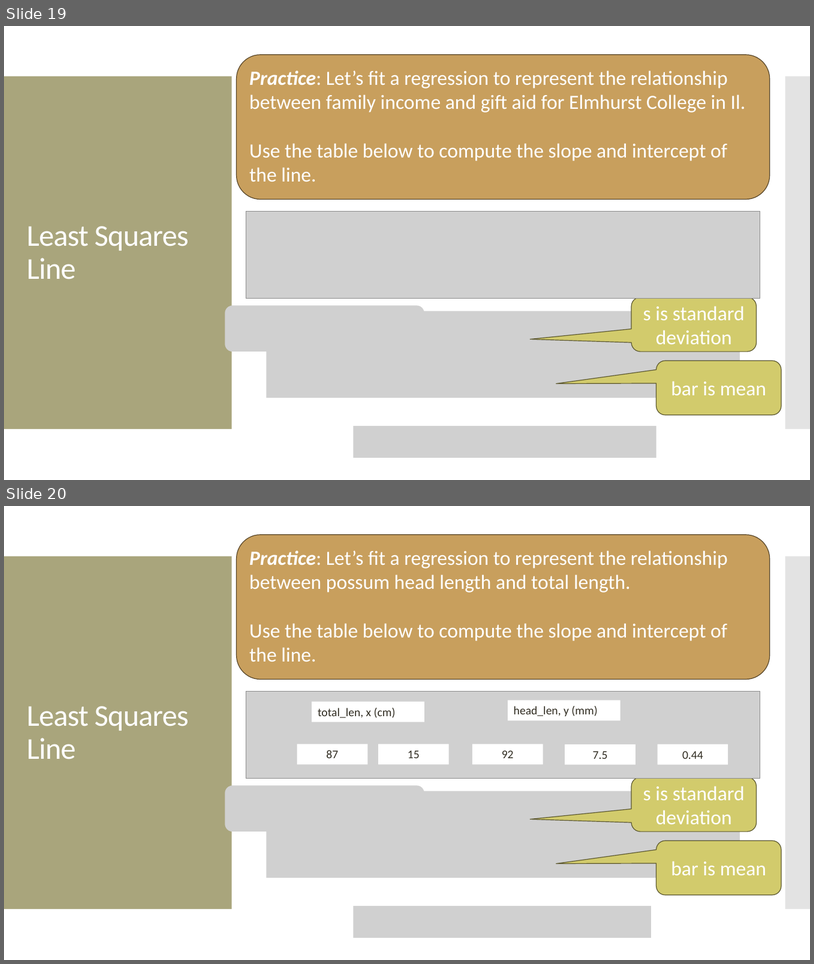
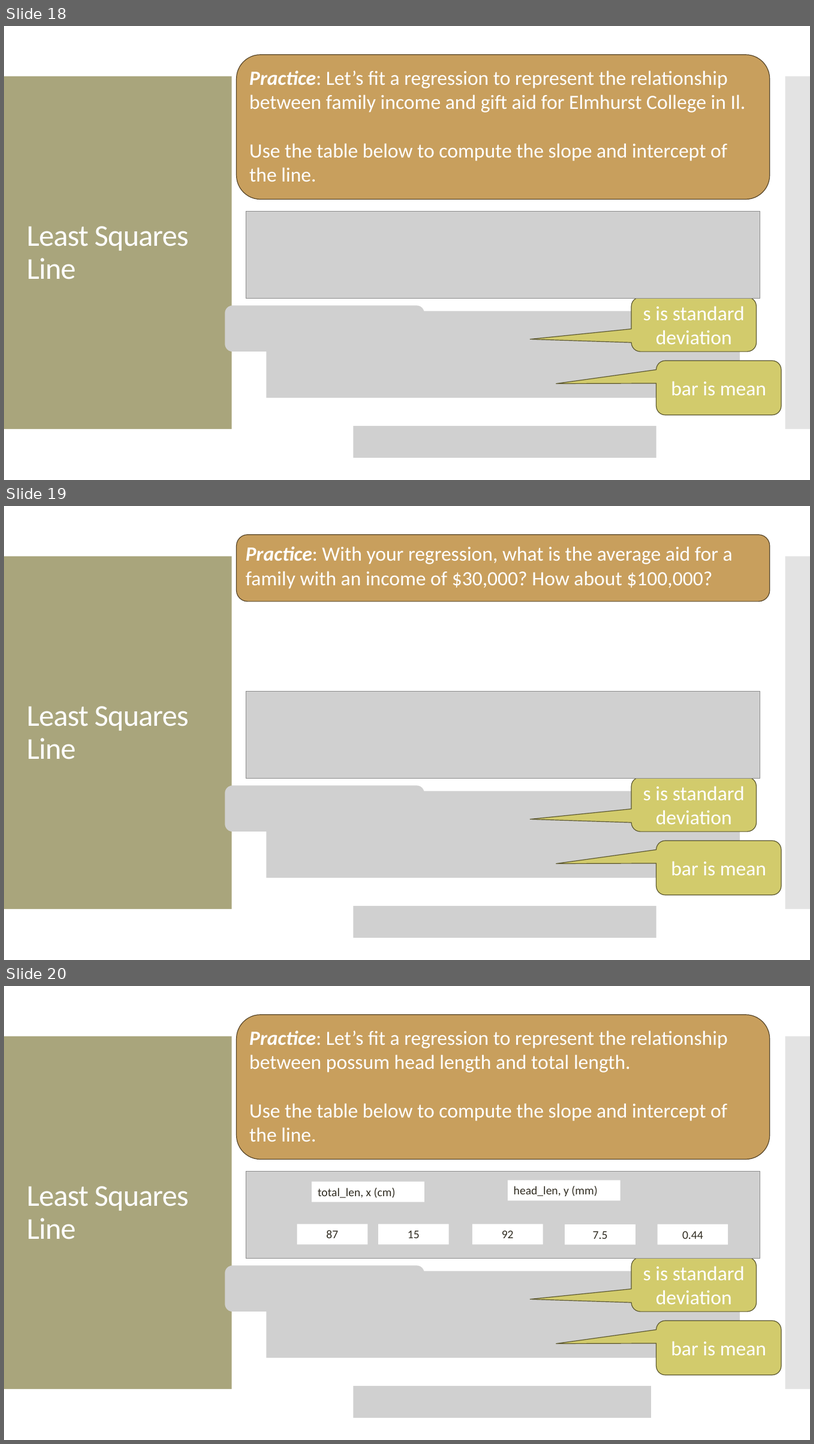
Before and after one commit to amosca01/MATH108-S24, a slide deck: slides/06-simple-linear-reg-pt2.pptx. Shown one above the other, each under a label of ours: slides 19 and 20 before the commit, slides 18, 19 and 20 after it. The pictures are 814x964 and 814x1444 pixels, drawn with LibreOffice and Linux fonts; fonts in the diff are those of the drawing; grey boxes stand for pictures. Boxes give left, top, right and bottom in pixels: in the first picture for what was removed or moved away, otherwise in the second. Text is boxed around its words. In the diff, an @@ line names an element or a change of style, - is before the commit and + after.

```diff
--- a/slides/06-simple-linear-reg-pt2.pptx
+++ b/slides/06-simple-linear-reg-pt2.pptx
@@ slide 19 added at bbox=[4, 506, 810, 960], background #FFFFFF; not listed: 2 template elements that a slide beside it also shows @@
@@ rounded rectangle added at bbox=[237, 534, 770, 601], fill #C89F5D, outline #584629 0.85 pt, 24 pt, text #FFFFFF @@
+Practice: With your regression, what is the average aid for a family with an income of $30,000? How about $100,000?
@@ picture added at bbox=[246, 691, 761, 778] @@
@@ title added at bbox=[27, 706, 189, 759], 36 pt, text #FFFFFF @@
+Least Squares Line
@@ picture added at bbox=[225, 786, 425, 831] @@
@@ picture added at bbox=[267, 791, 740, 877] @@
@@ rounded speech box added at bbox=[632, 777, 757, 831], fill #D2CB6C, outline #5C592F 0.85 pt, 24 pt, text #FFFFFF @@
+s is standard deviation
@@ rounded speech box added at bbox=[657, 841, 782, 895], fill #D2CB6C, outline #5C592F 0.85 pt, 24 pt, text #FFFFFF @@
+bar is mean
@@ picture added at bbox=[354, 906, 657, 938] @@
@@ what was slide 19 is now slide 18 @@
```
Also in this commit, not shown: 2 slides changed, 7 other slides added, 2 slides removed, 15 other files.
